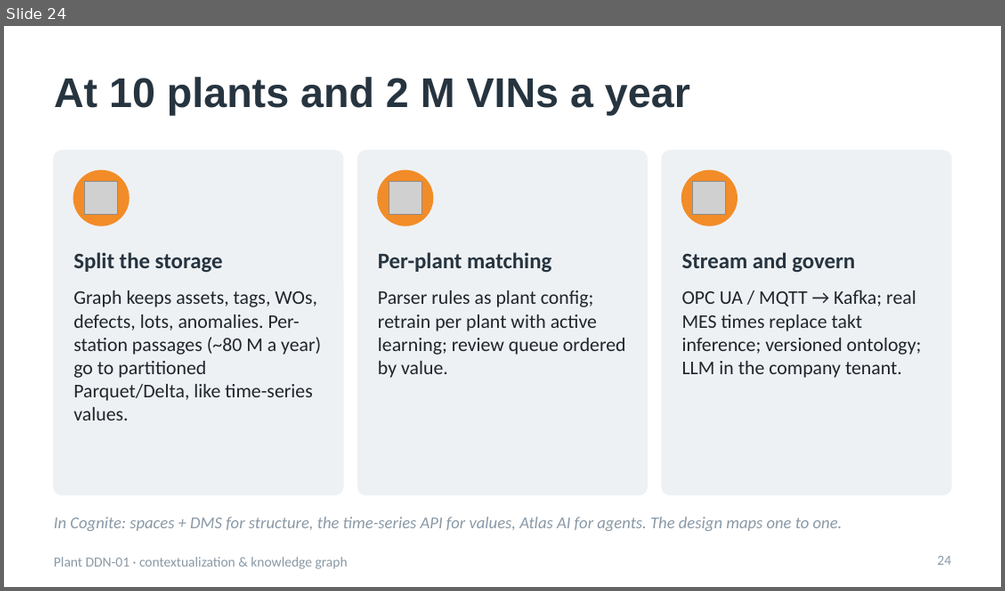
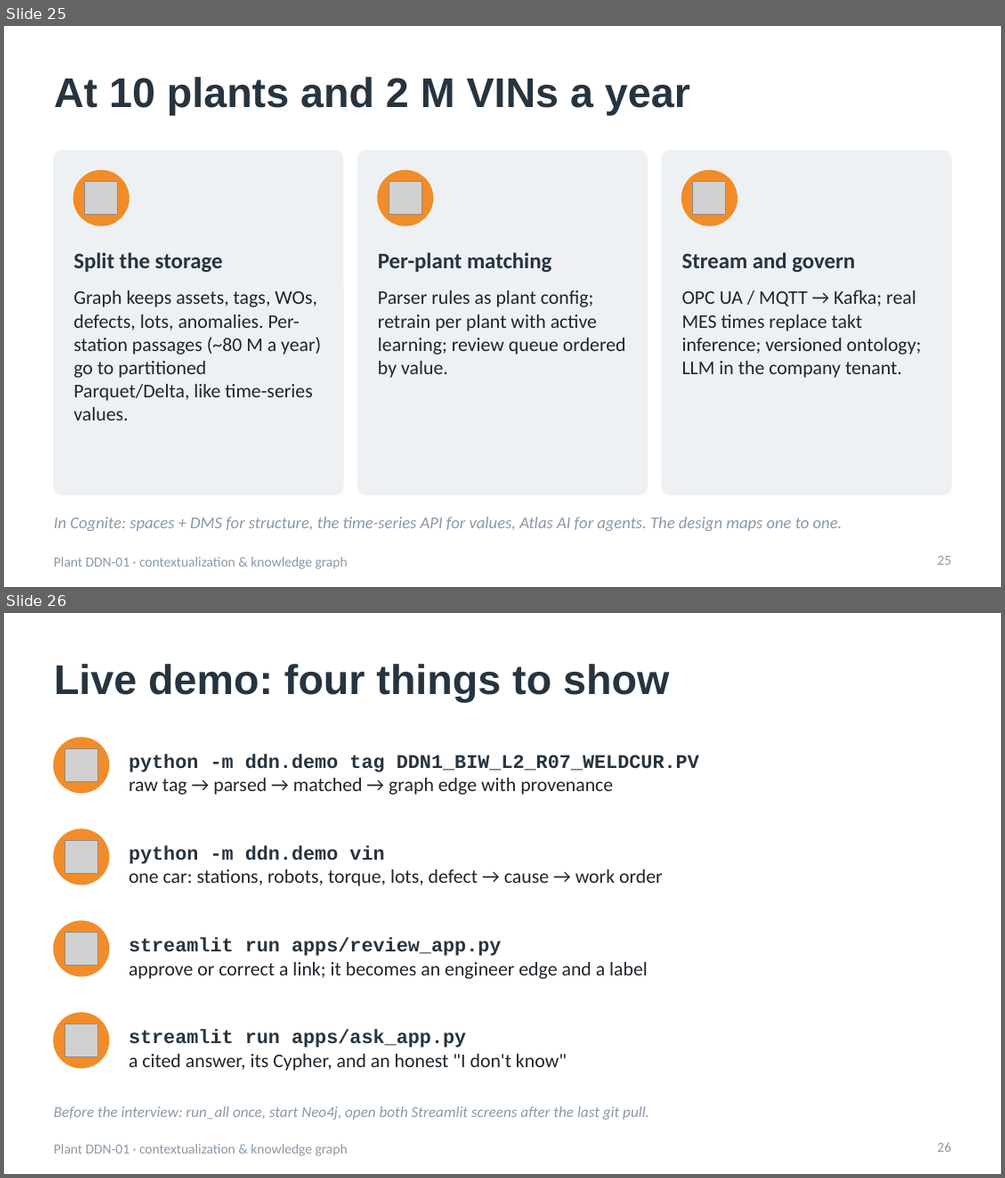
Before and after one commit to akashnegetive/Industrial-AI-Automobile-Manufacturing-Plant, a slide deck: slides/DDN01_interview.pptx. Shown one above the other, each under a label of ours: slide 24 before the commit, slides 25 and 26 after it. The pictures are 1005x591 and 1005x1178 pixels, drawn with LibreOffice and Linux fonts; fonts in the diff are those of the drawing; grey boxes stand for pictures. Boxes give left, top, right and bottom in pixels: in the first picture for what was removed or moved away, otherwise in the second. Text is boxed around its words. In the diff, an @@ line names an element or a change of style, - is before the commit and + after.

Commit message:
Slides: 45-minute plan, live-demo slide, code-walkthrough map; limits updated (lenient GraphRAG check, E3)

```diff
--- a/slides/DDN01_interview.pptx
+++ b/slides/DDN01_interview.pptx
@@ slide 26 added at bbox=[4, 613, 1001, 1174], background #FFFFFF; not listed: 1 template element that a slide beside it also shows @@
@@ title added at bbox=[54, 664, 669, 703], 30 pt, text #26343F, bold @@
+Live demo: four things to show
@@ ellipse added at bbox=[54, 738, 109, 793], fill #F28C28, outline #F28C28 1 pt @@
@@ picture added at bbox=[65, 748, 97, 781] @@
@@ text added at bbox=[129, 755, 699, 795], 14 pt, text #26343F, bold @@
+python -m ddn.demo tag DDN1_BIW_L2_R07_WELDCUR.PV
+raw tag → parsed → matched → graph edge with provenance
@@ ellipse added at bbox=[54, 829, 109, 884], fill #F28C28, outline #F28C28 1 pt @@
@@ picture added at bbox=[65, 840, 97, 873] @@
@@ text added at bbox=[129, 846, 663, 886], 14 pt, text #1E252B @@
+python -m ddn.demo vin
+one car: stations, robots, torque, lots, defect → cause → work order
@@ ellipse added at bbox=[54, 921, 109, 976], fill #F28C28, outline #F28C28 1 pt @@
@@ picture added at bbox=[65, 932, 97, 965] @@
@@ text added at bbox=[129, 938, 647, 979], 14 pt, text #1E252B @@
+streamlit run apps/review_app.py
+approve or correct a link; it becomes an engineer edge and a label
@@ ellipse added at bbox=[54, 1013, 109, 1068], fill #F28C28, outline #F28C28 1 pt @@
@@ picture added at bbox=[65, 1023, 97, 1056] @@
@@ text added at bbox=[129, 1030, 566, 1070], 14 pt, text #1E252B @@
+streamlit run apps/ask_app.py
+a cited answer, its Cypher, and an honest "I don't know"
@@ text added at bbox=[54, 1106, 649, 1119], 11 pt, text #8A99A6, italic @@
+Before the interview: run_all once, start Neo4j, open both Streamlit screens after the last git pull.
@@ page number added at bbox=[937, 1142, 951, 1151], 10 pt, text #8A99A6 @@
+26
@@ what was slide 24 is now slide 25 @@
@@ page number at bbox=[937, 556, 951, 564]: text changed @@
-24
+25
```
Also in this commit, not shown: 5 slides changed, 2 other slides added, 2 other files.
